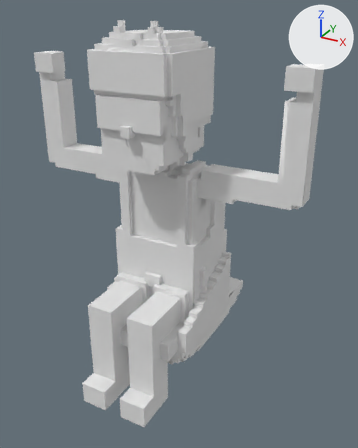
The OBJ model assets/foundation/models/characters/jehosua/jehosua.obj, before and after one commit.
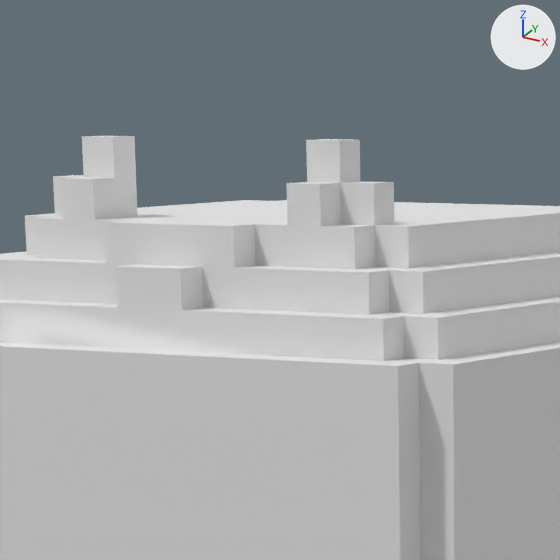
Old and new are each drawn whole from a 50 mm lens placed at (5.24, -7.65, 8.13), pointed at (0.34, 1.25, 3.68) and again close up on the part from 29% to 52% of the width and 0% to 18% of the height. The lights are fixed; the arrows at upper right show +X, +Y and +Z. The older version's two pictures come first. Where no turn or scale is listed for an object, it has been applied to the vertices.

The first close-up shows 'jehosua'.
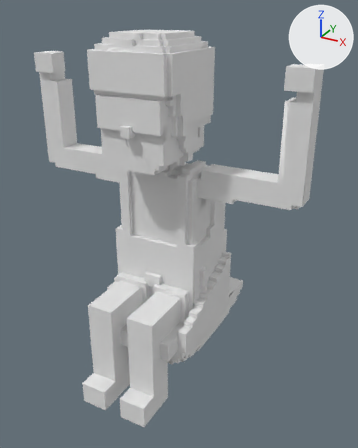
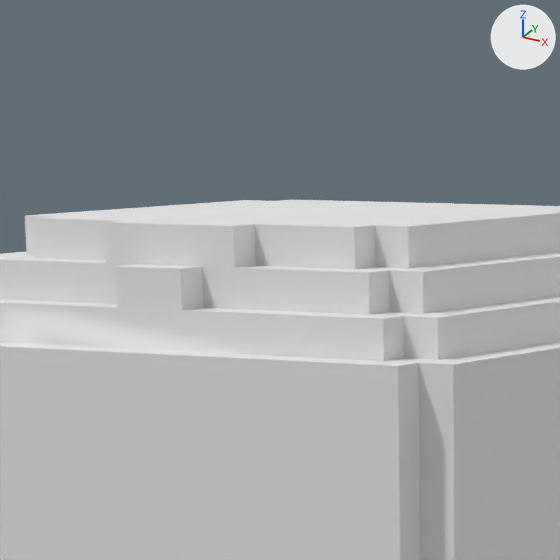
Changed parts and their boxes [x1, y1, x2, y2] in the close-ups (560 x 560 px):
```json
{"object": "jehosua", "change": "reshaped", "before": [0, 136, 560, 560], "after": [0, 200, 560, 560]}
{"part": 1, "of": "me_jehosua", "change": "cut back", "before": [40, 136, 560, 227], "after": [40, 200, 560, 227]}
```

The change, as JSON lines over the scene's bpy script:
```json
{"block": "me_jehosua", "where": "# used by ob_jehosua; location = (0.0, 0.0, 0.0)"}
{"op": "remove", "block": "me_jehosua", "code": "me_jehosua.from_pydata(...)  # 2469 vertices, 3522 faces; spans x -3.1..3.1, y -1.1..3.5, z 0.0..7.9"}
{"op": "add", "block": "me_jehosua", "code": "me_jehosua.from_pydata(...)  # 2432 vertices, 3462 faces; spans x -3.1..3.1, y -1.1..3.5, z 0.0..7.7"}
{"block": "me_jehosua", "change": "me_jehosua part 1"}
{"block": "me_jehosua", "change": "37 vertices are removed from x -0.5..0.5, y 0.2..1.5, z 7.7..7.9"}
{"block": "me_jehosua", "change": "64 faces are deleted"}
{"block": "me_jehosua", "change": "4 new faces join them"}
```
